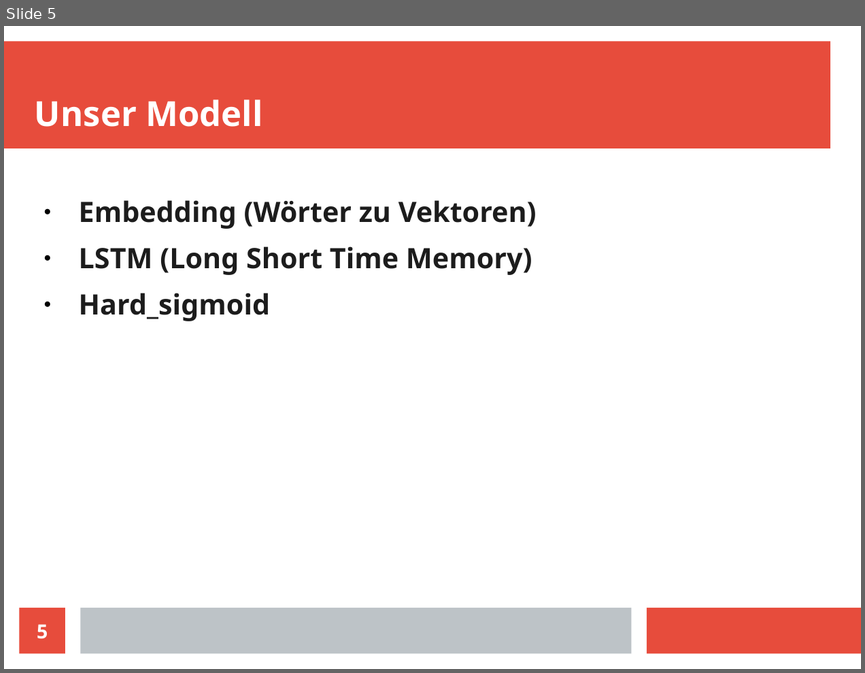
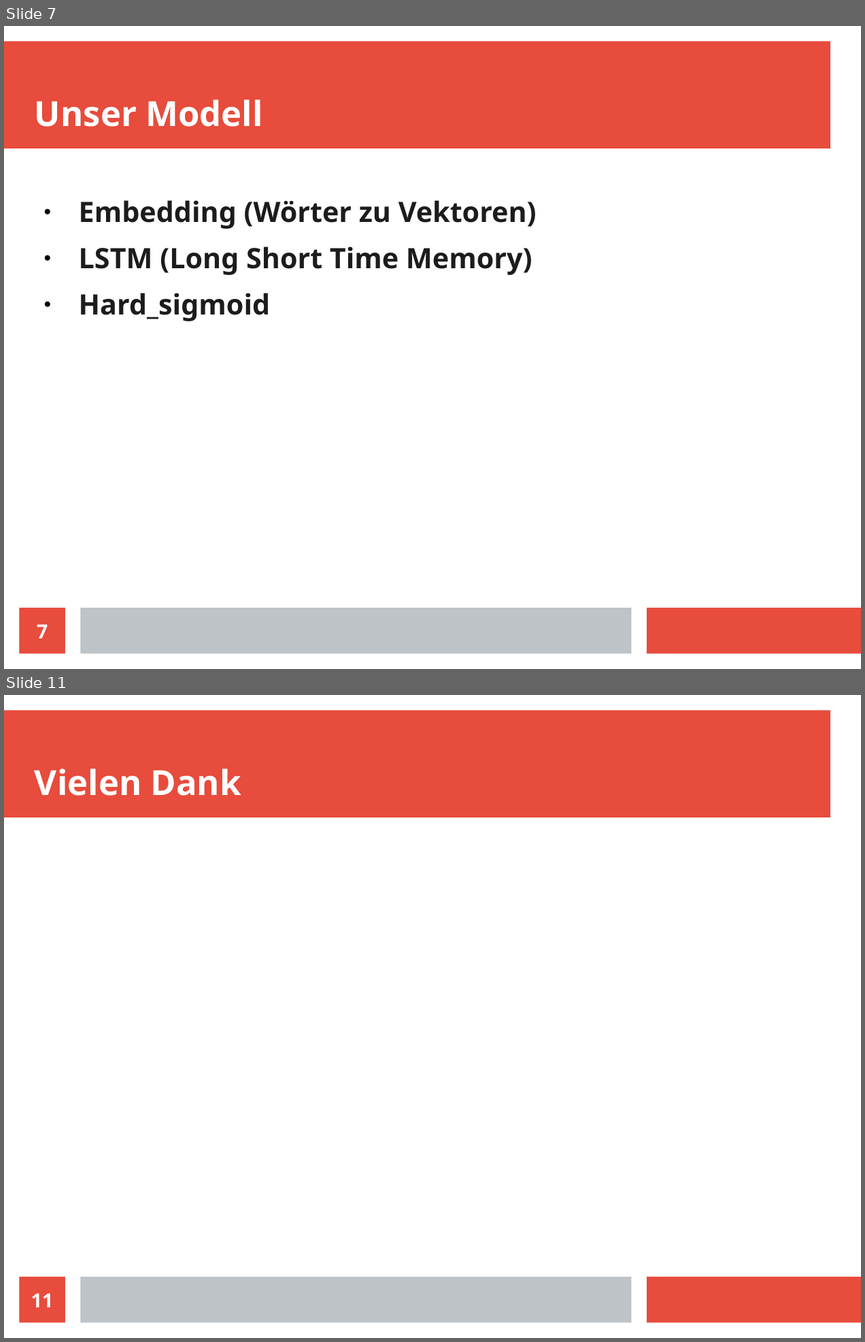
Before and after one commit to HrGaertner/punctation, a slide deck: jufo stand/Präsi.odp. Shown one above the other, each under a label of ours: slide 5 before the commit, slides 7 and 11 after it; the slides between them are not shown. The pictures are 865x673 and 865x1342 pixels, drawn with LibreOffice and Linux fonts; fonts in the diff are those of the drawing. Boxes give left, top, right and bottom in pixels: in the first picture for what was removed or moved away, otherwise in the second. Text is boxed around its words. In the diff, an @@ line names an element or a change of style, - is before the commit and + after.

```diff
--- a/jufo stand/Präsi.odp
+++ b/jufo stand/Präsi.odp
@@ slide 11 added at bbox=[4, 695, 861, 1338], background #FFFFFF; not listed: 3 template elements that a slide beside it also shows @@
@@ title added at bbox=[35, 768, 241, 796], 32 pt, text #FFFFFF, bold @@
+Vielen Dank
@@ page number added at bbox=[20, 1276, 65, 1323], fill #E74C3C, 18 pt, text #FFFFFF, bold @@
+11
@@ what was slide 5 is now slide 7 @@
@@ page number at bbox=[37, 624, 48, 638]: text changed @@
-5
+7
```
Also in this commit, not shown: 1 slide changed, 4 other slides added, 5 other files.
